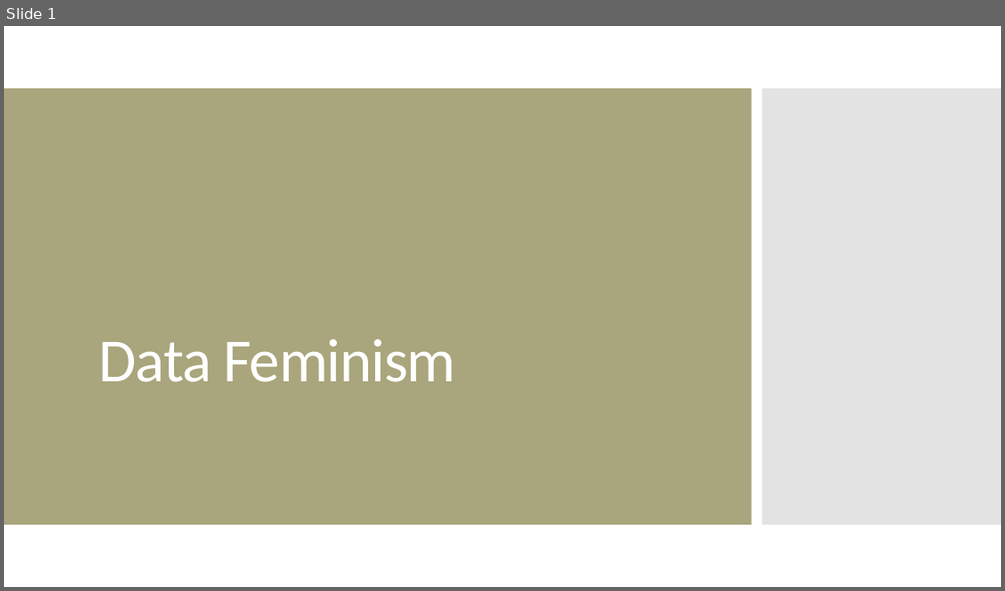
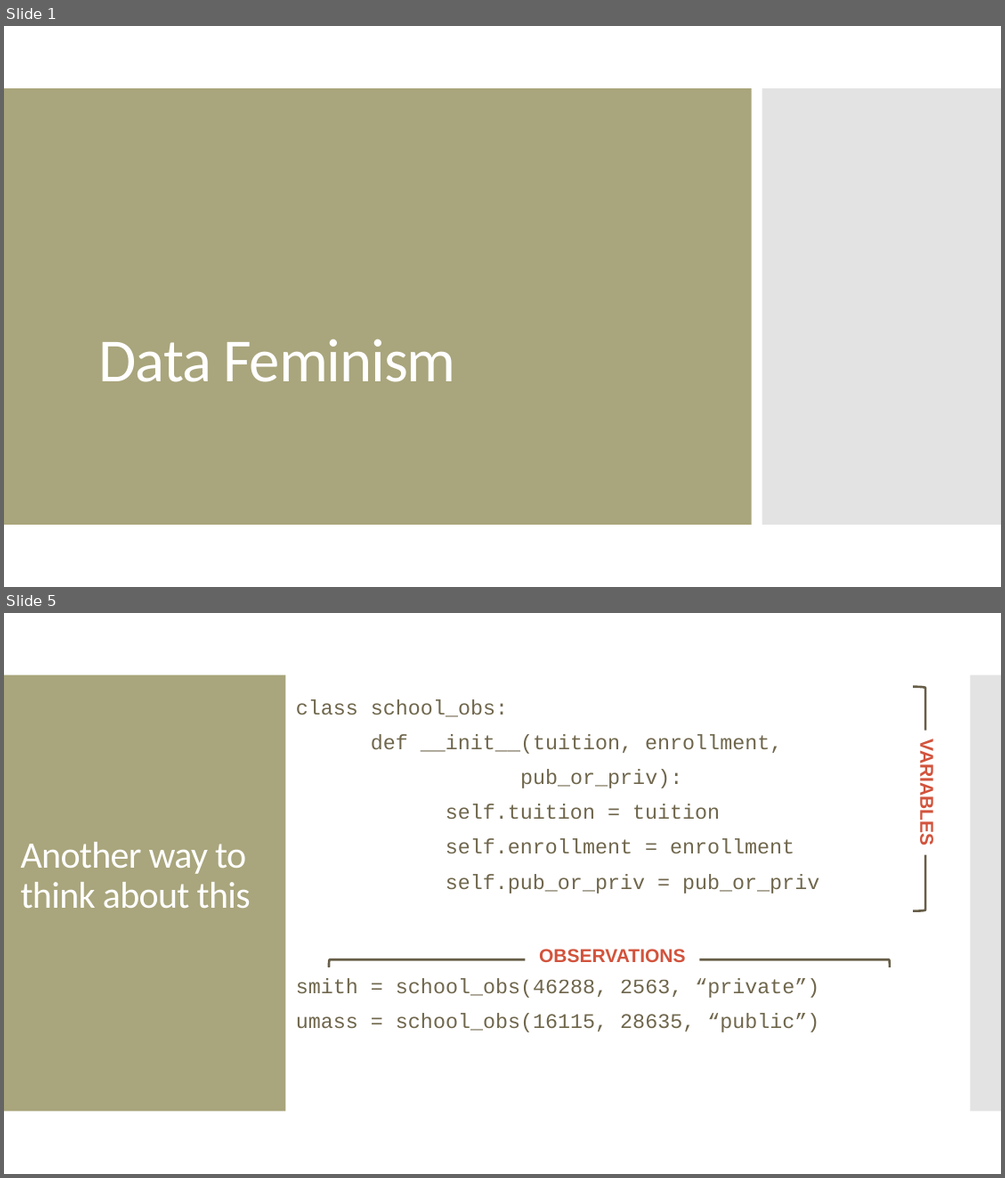
Before and after one commit to amosca01/SDS-CSC109, a slide deck: slides/02-data-feminism.pptx. Shown one above the other, each under a label of ours: slide 1 before the commit, slides 1 and 5 after it; the slides between them are not shown. The pictures are 1005x591 and 1005x1178 pixels, drawn with LibreOffice and Linux fonts; fonts in the diff are those of the drawing. Boxes give left, top, right and bottom in pixels: in the first picture for what was removed or moved away, otherwise in the second. Text is boxed around its words. In the diff, an @@ line names an element or a change of style, - is before the commit and + after.

```diff
--- a/slides/02-data-feminism.pptx
+++ b/slides/02-data-feminism.pptx
@@ slide 5 added at bbox=[4, 613, 1001, 1174], background #FFFFFF @@
@@ rectangle added at bbox=[4, 675, 286, 1111], fill #A9A57C @@
@@ right bracket added at bbox=[914, 686, 926, 910], outline #675E47 2.25 pt @@
@@ rectangle added at bbox=[971, 675, 1001, 1111], fill #C8C8C8 at 50% opacity @@
@@ text added at bbox=[296, 699, 819, 1032], 20 pt, text #6F664C @@
+class school_obs:
+def __init__(tuition, enrollment,
+pub_or_priv):
+self.tuition = tuition
+self.enrollment = enrollment
+self.pub_or_priv = pub_or_priv
+smith = school_obs(46288, 2563, “private”)
+umass = school_obs(16115, 28635, “public”)
@@ rectangle added at bbox=[913, 730, 943, 855], fill #FFFFFF, 18 pt, text #D2533C, bold @@
+VARIABLES
@@ title added at bbox=[21, 842, 251, 908], 36 pt, text #FFFFFF @@
+Another way to think about this
@@ right bracket added at bbox=[325, 959, 892, 966], outline #675E47 2.25 pt @@
@@ text added at bbox=[539, 949, 685, 962], 18 pt, text #D2533C, bold @@
+OBSERVATIONS
```
Also in this commit, not shown: 20 other slides added, 1 slide removed, 16 other files.
